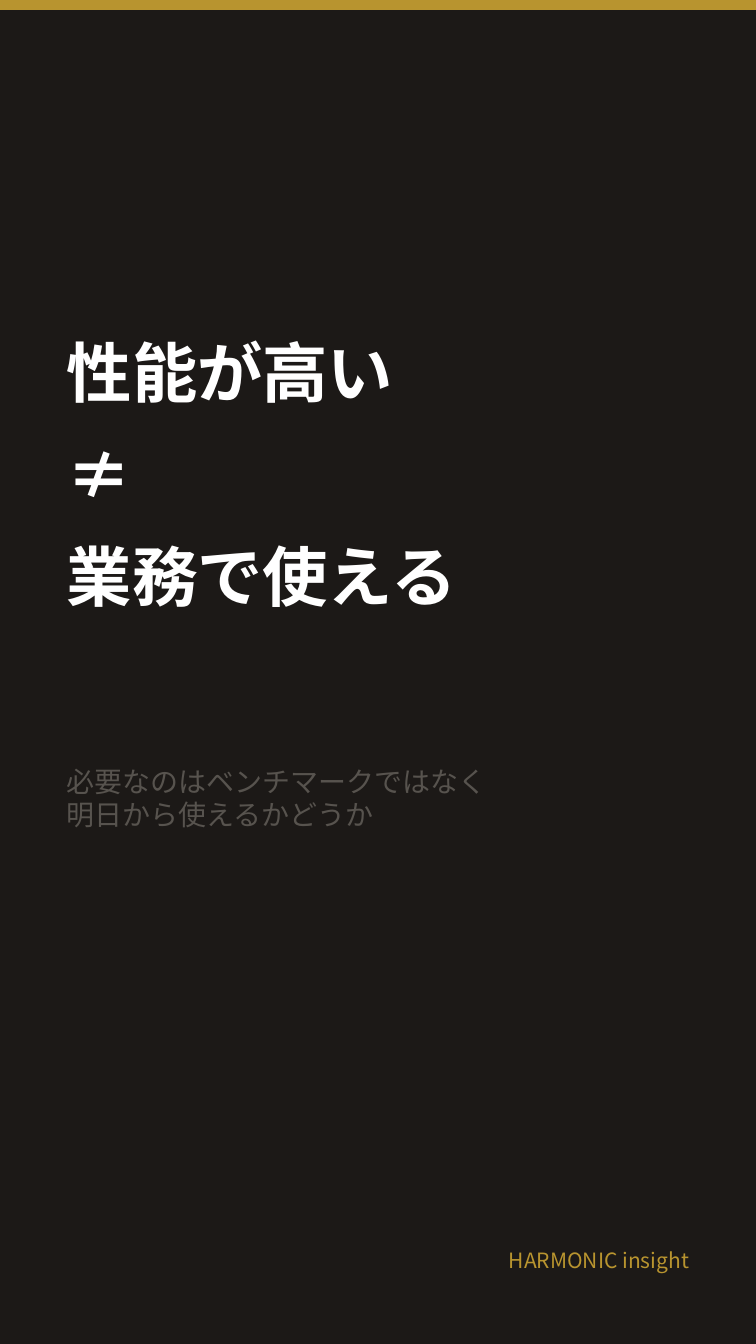
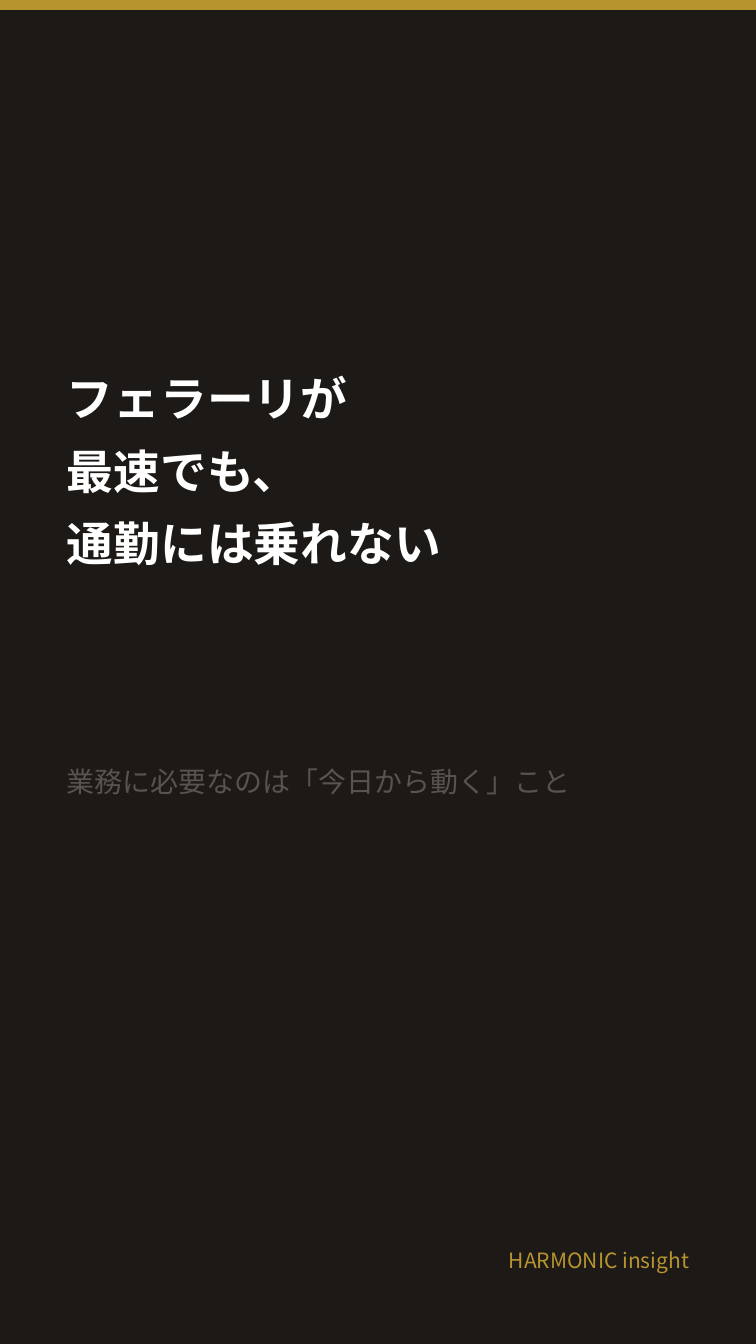
Before and after one commit to HarmonicInsight/harmonic-marketing, a slide deck: slide 4 of content/youtube/shorts/SHORT_LLM_01_rakuten.pptx (slide 5 before the commit). Drawn at 756x1344 pixels with LibreOffice and Linux fonts; fonts in the diff are those of the drawing. Boxes give left, top, right and bottom in pixels: in the first picture for what was removed or moved away, otherwise in the second. Text is boxed around its words. In the diff, an @@ line names an element or a change of style, - is before the commit and + after.

```diff
--- a/content/youtube/shorts/SHORT_LLM_01_rakuten.pptx
+++ b/content/youtube/shorts/SHORT_LLM_01_rakuten.pptx
@@ text at (67, 375, 441, 565): text changed; size 28 to 20 pt @@
-性能が高い
-≠
-業務で使える
+フェラーリが
+最速でも、
+通勤には乗れない
@@ text at (67, 769, 570, 794): text changed @@
-必要なのはベンチマークではなく
-明日から使えるかどうか
+業務に必要なのは「今日から動く」こと
```
Also in this commit, not shown: 1 other slide changed, 4 slides added, 4 slides removed, 17 other files.
